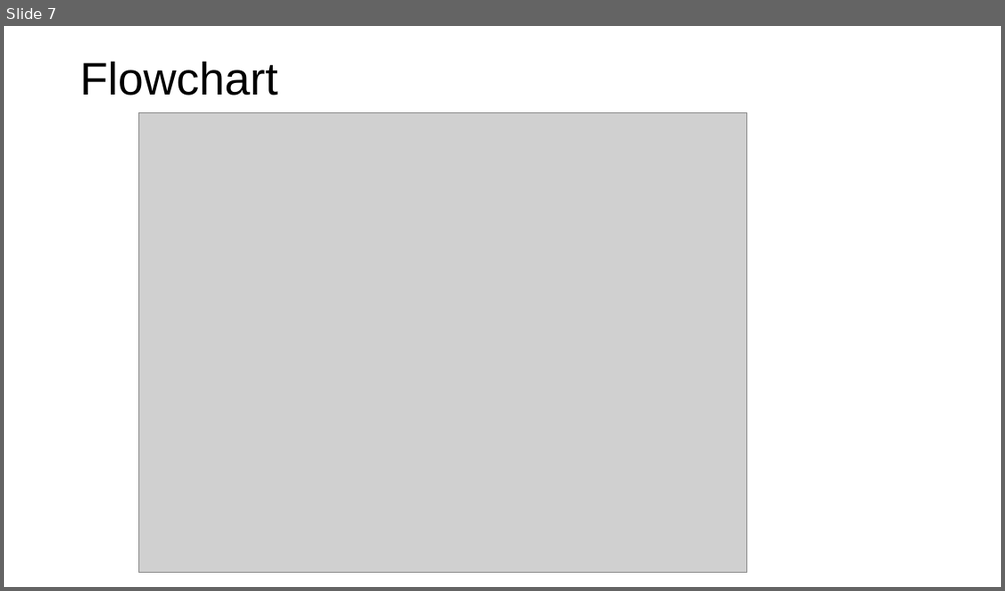
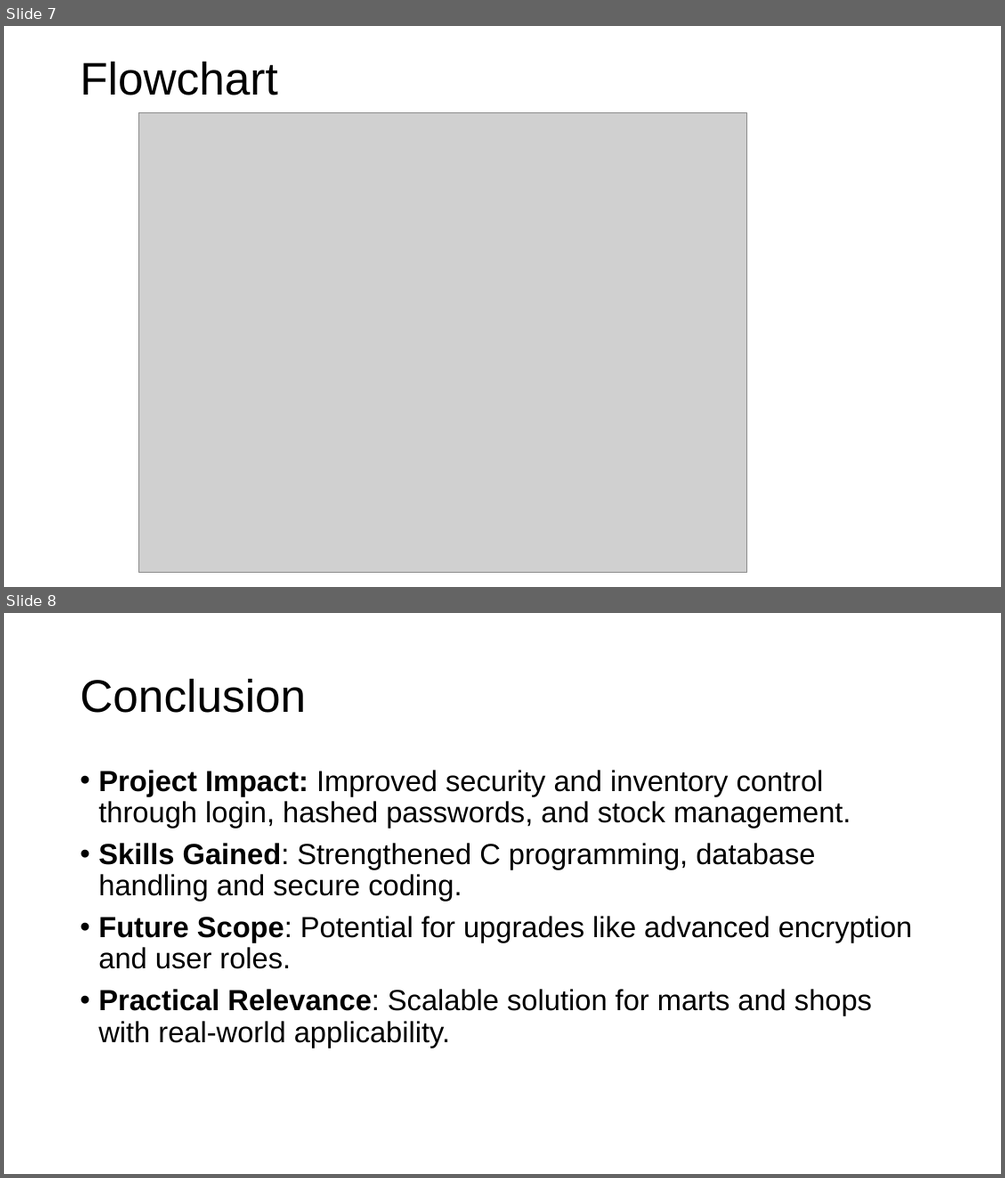
Before and after one commit to SasquatchRex/C_Programming_081BCT, a slide deck: slide/Recordex-C.pptx. Shown one above the other, each under a label of ours: slide 7 before the commit, slides 7 and 8 after it. The pictures are 1005x591 and 1005x1178 pixels, drawn with LibreOffice and Linux fonts; fonts in the diff are those of the drawing; grey boxes stand for pictures. Boxes give left, top, right and bottom in pixels: in the first picture for what was removed or moved away, otherwise in the second. Text is boxed around its words. In the diff, an @@ line names an element or a change of style, - is before the commit and + after.

Commit message:
final push 2

```diff
--- a/slide/Recordex-C.pptx
+++ b/slide/Recordex-C.pptx
@@ slide 8 added at bbox=[4, 613, 1001, 1174], background #FFFFFF @@
@@ title added at bbox=[80, 678, 306, 713], 44 pt, text #000000 @@
+Conclusion
@@ text added at bbox=[98, 770, 913, 1047], 28 pt, text #000000 @@
+• Project Impact: Improved security and inventory control through login, hashed passwords, and stock management.
+• Skills Gained: Strengthened C programming, database handling and secure coding.
+• Future Scope: Potential for upgrades like advanced encryption and user roles.
+• Practical Relevance: Scalable solution for marts and shops with real-world applicability.
```
